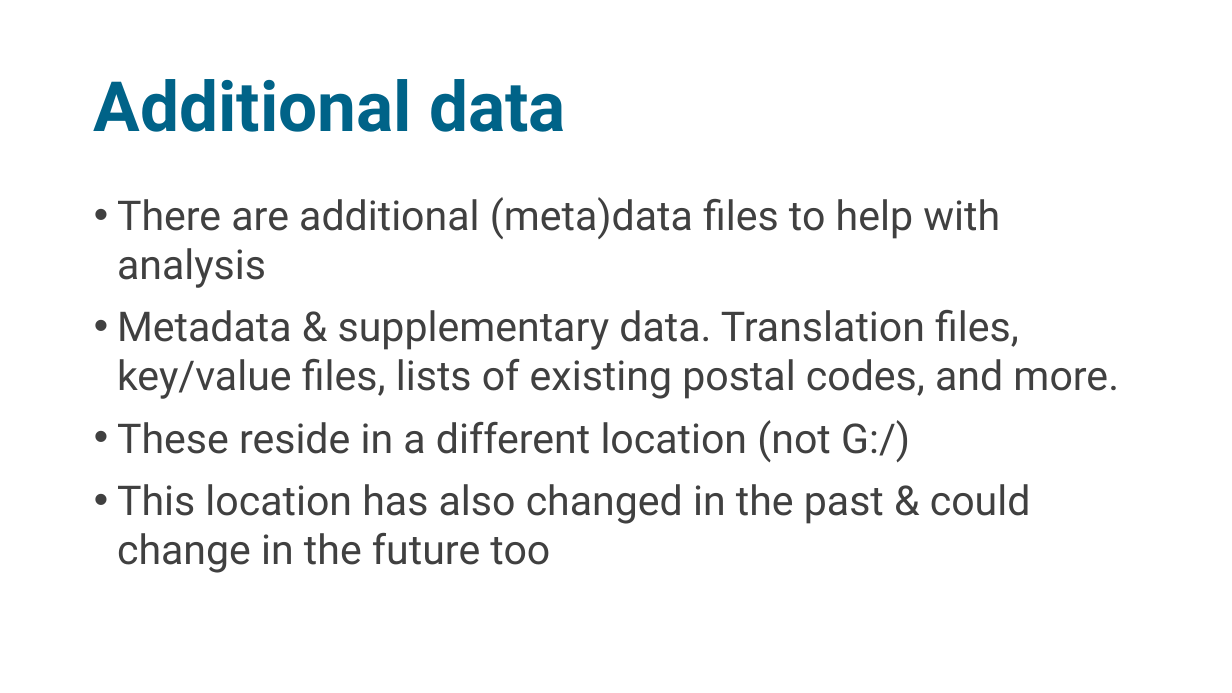
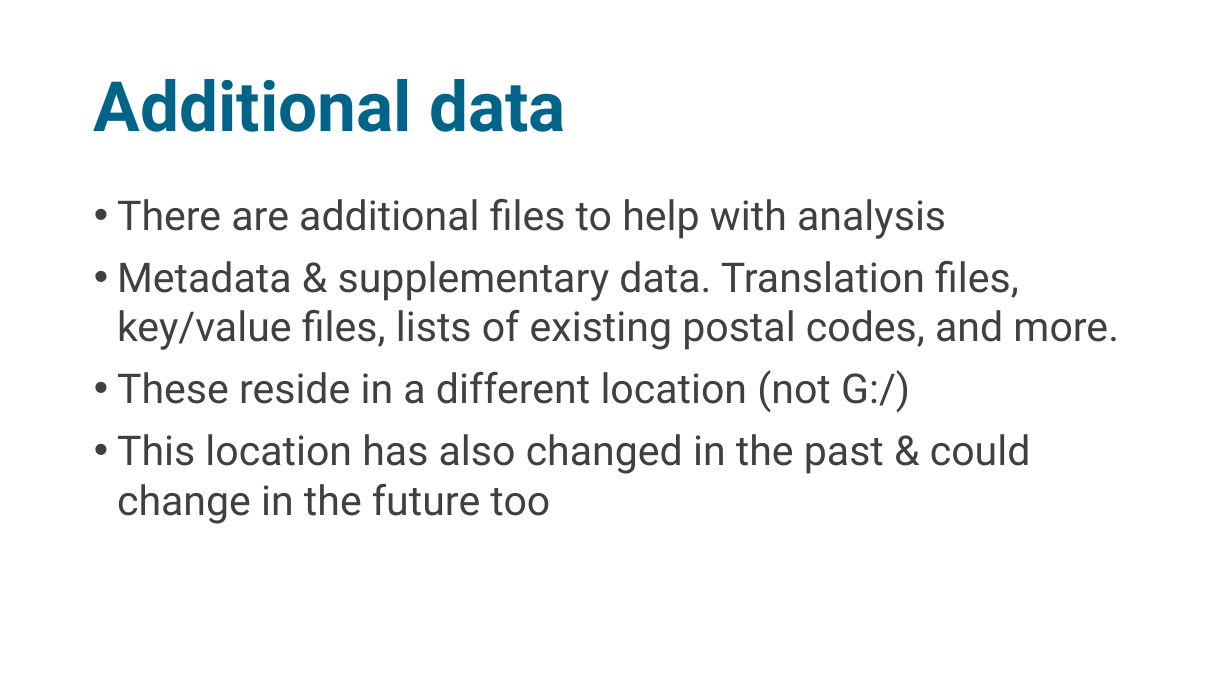
Before and after one commit to sodascience/workshop_efficient_microdata, a slide deck: slide 8 of efficient_microdata.pptx (slide 7 before the commit). Drawn at 1232x693 pixels with LibreOffice and Linux fonts; fonts in the diff are those of the drawing. Boxes give left, top, right and bottom in pixels: in the first picture for what was removed or moved away, otherwise in the second. Text is boxed around its words. In the diff, an @@ line names an element or a change of style, - is before the commit and + after.

```diff
--- a/efficient_microdata.pptx
+++ b/efficient_microdata.pptx
@@ text at <box>117,199,946,239</box>: text changed @@
-• There are additional (meta)data files to help with analysis
+• There are additional files to help with analysis
```
Also in this commit, not shown: 10 other slides changed, 8 slides added, 10 slides removed, 4 other files.
